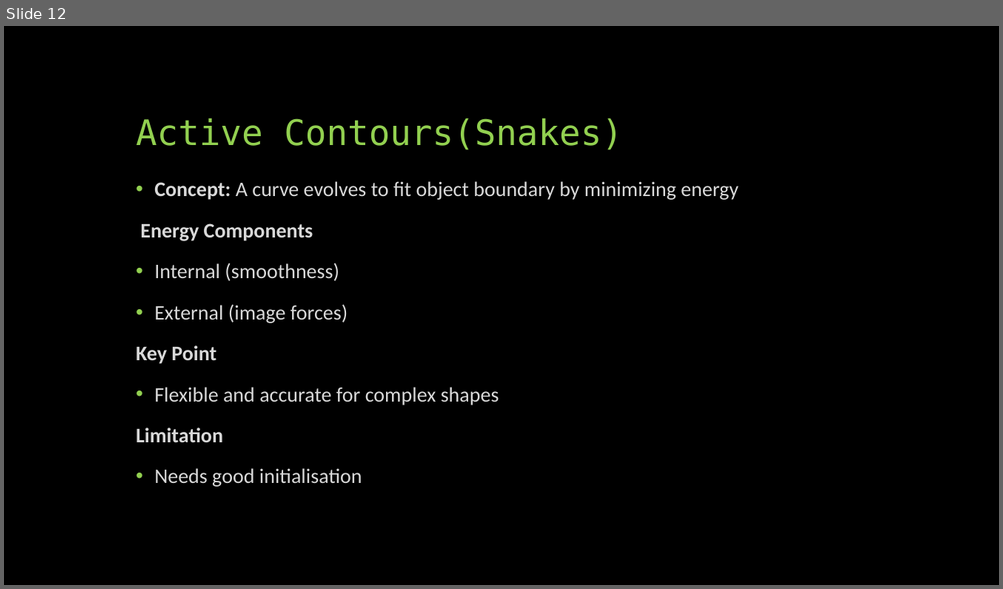
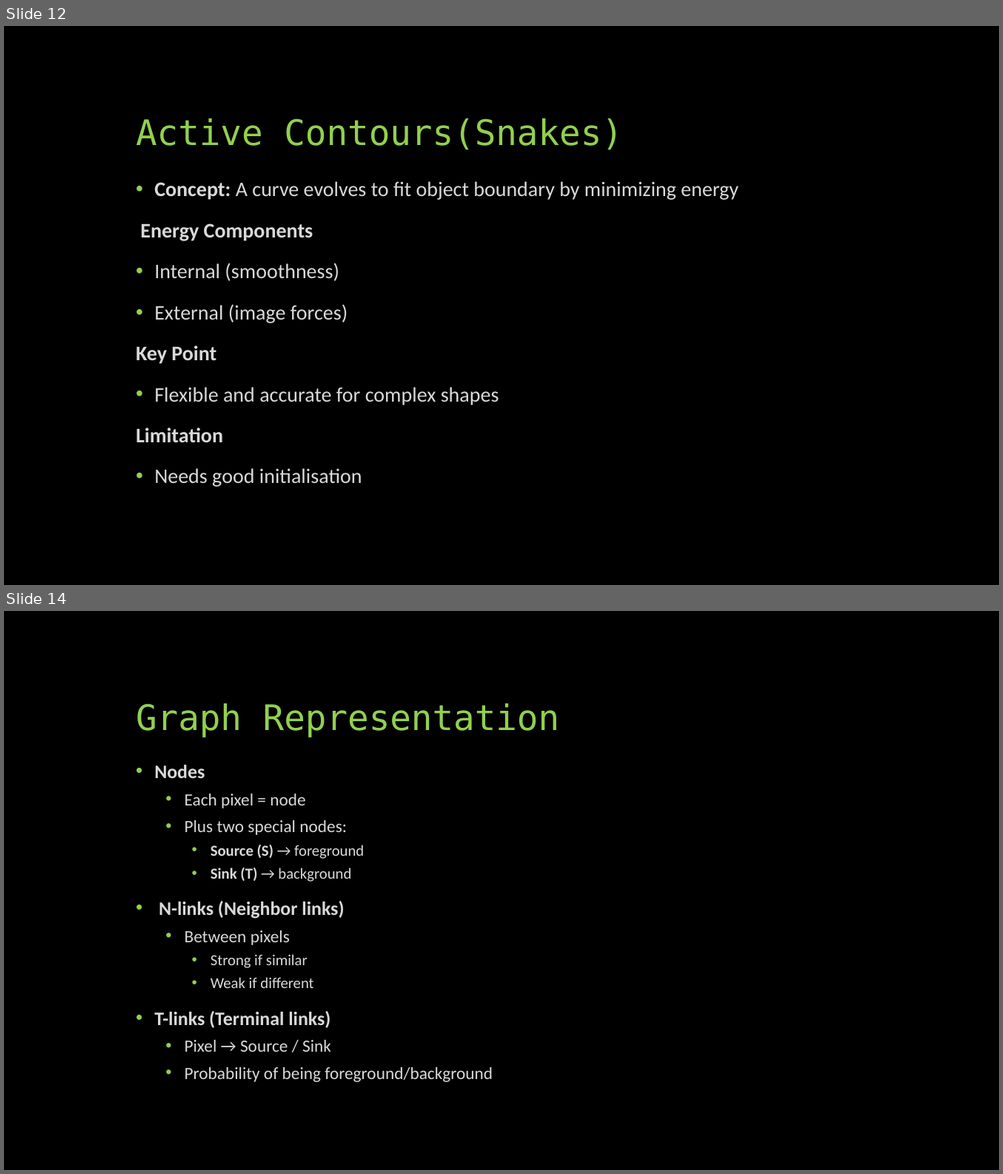
Before and after one commit to SreejithRajan-Lab/Computer-Vision, a slide deck: Presentations/Computer Vision – Module 4 .pptx. Shown one above the other, each under a label of ours: slide 12 before the commit, slides 12 and 14 after it; the slides between them are not shown. The pictures are 1003x589 and 1003x1174 pixels, drawn with LibreOffice and Linux fonts; fonts in the diff are those of the drawing. Boxes give left, top, right and bottom in pixels: in the first picture for what was removed or moved away, otherwise in the second. Text is boxed around its words. In the diff, an @@ line names an element or a change of style, - is before the commit and + after.

```diff
--- a/Presentations/Computer Vision – Module 4 .pptx
+++ b/Presentations/Computer Vision – Module 4 .pptx
@@ slide 14 added at [4, 611, 999, 1170], background #000000 @@
@@ title added at [136, 703, 560, 738], 34 pt, text #92D050 @@
+Graph Representation
@@ text added at [154, 765, 492, 1082], 16.6 pt, text #D9D9D9 @@
+• Nodes
+  • Each pixel = node
+  • Plus two special nodes:
+    • Source (S) → foreground
+    • Sink (T) → background
+• N-links (Neighbor links)
+  • Between pixels
+    • Strong if similar
+    • Weak if different
+• T-links (Terminal links)
+  • Pixel → Source / Sink
+  • Probability of being foreground/background
```
Also in this commit, not shown: 19 other slides added, 2 other files.
